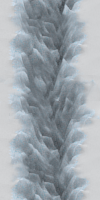
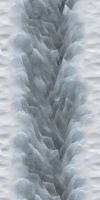
Revision of a layered 100 x 200 image; what changed, layer by layer:
painted on "Clipboard" over [0, 0, 100, 200]
added layer "Snow copy" over [0, 0, 100, 200]
